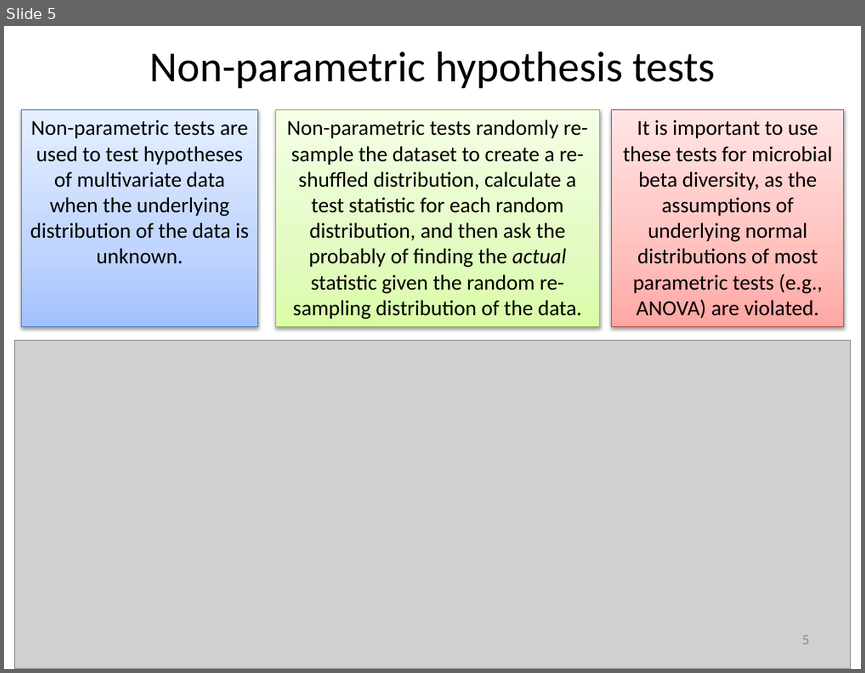
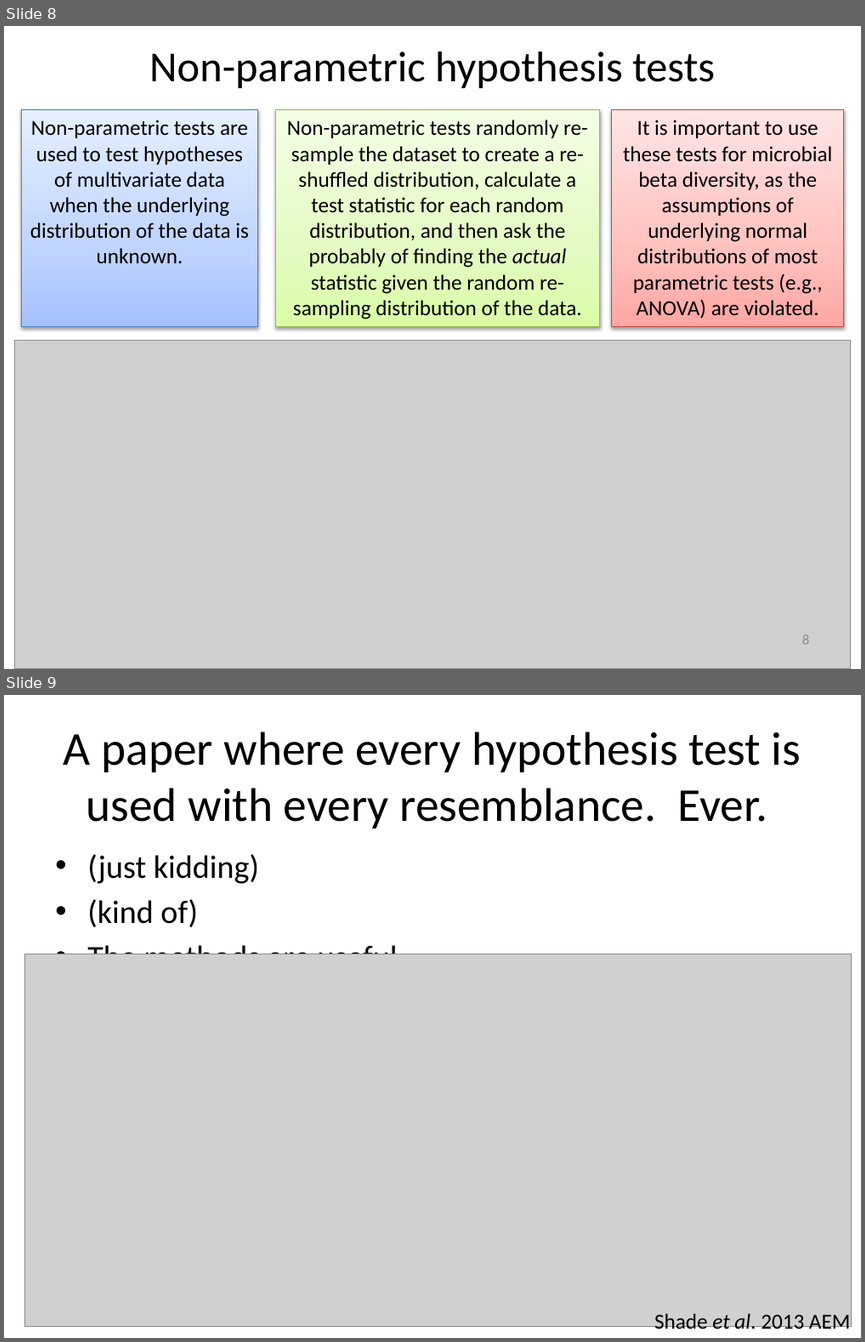
Before and after one commit to edamame-course/docs, a slide deck: extra/Presentations/2014-08-18-AM_Ashley_Lecture4.pptx. Shown one above the other, each under a label of ours: slide 5 before the commit, slides 8 and 9 after it. The pictures are 865x673 and 865x1342 pixels, drawn with LibreOffice and Linux fonts; fonts in the diff are those of the drawing; grey boxes stand for pictures. Boxes give left, top, right and bottom in pixels: in the first picture for what was removed or moved away, otherwise in the second. Text is boxed around its words. In the diff, an @@ line names an element or a change of style, - is before the commit and + after.

```diff
--- a/extra/Presentations/2014-08-18-AM_Ashley_Lecture4.pptx
+++ b/extra/Presentations/2014-08-18-AM_Ashley_Lecture4.pptx
@@ slide 9 added at (4,695,861,1338), background #FFFFFF @@
@@ title added at (64,732,800,828), 39.6 pt, text #000000 @@
+A paper where every hypothesis test is used with every resemblance. Ever.
@@ text added at (87,854,406,954), 27.2 pt, text #000000 @@
+• (just kidding)
+• (kind of)
+• The methods are useful.
@@ picture added at (24,953,851,1327) @@
@@ text added at (654,1313,850,1333), 18 pt, text #000000 @@
+Shade et al. 2013 AEM
@@ what was slide 5 is now slide 8 @@
@@ page number at (802,635,809,644): text changed @@
-5
+8
```
Also in this commit, not shown: 2 slides changed, 8 other slides added, 1 other file.
